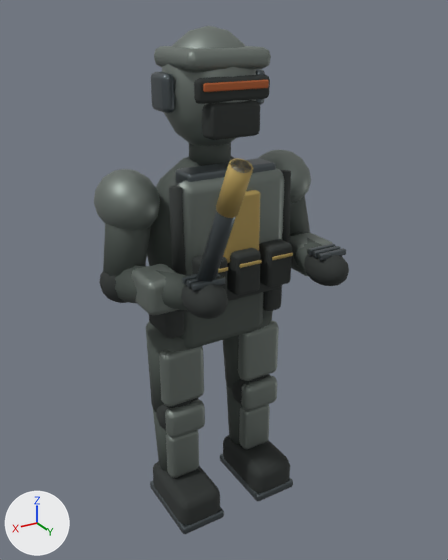
The glTF model assets/operators/rusher.glb: old version first, new version second.
Rendered twice from a 50 mm lens placed at (1.059, 1.859, 1.851), pointed at (0.03, 0.145, 0.994). Lighting does not change. The marker at lower left points along +X, +Y and +Z. The older version comes first. Vertices at exactly the same position are counted once.

Names of what the first picture shows: 'OperatorMesh'.
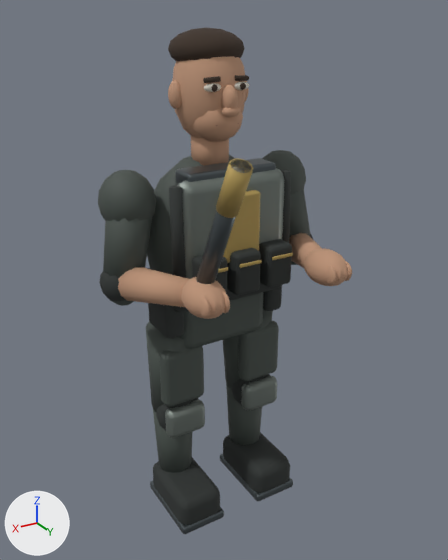
Changed parts and their boxes (x1, y1, x2, y2) in the pictures (448 x 560 px; the box of a moved part takes in the faces that stretch with it):
'OperatorMesh', reshaped
    before: (94, 26, 349, 534)
    after: (98, 27, 352, 534)
part 1 of me_sphere_010, added (brown)
    after: (191, 136, 229, 166)
part 2 of me_sphere_010, added (brown)
    after: (172, 56, 246, 138)
part 3 of me_sphere_010, added
    after: (168, 80, 182, 109)
part 4 of me_sphere_010, added
    after: (345, 261, 352, 281)
part 5 of me_sphere_010, added
    after: (338, 268, 342, 283)
part 6 of me_sphere_010, added
    after: (327, 265, 337, 285)
part 7 of me_sphere_010, added
    after: (223, 291, 230, 313)
part 8 of me_sphere_010, added
    after: (213, 299, 217, 316)
part 9 of me_sphere_010, added
    after: (201, 296, 211, 318)
part 10 of me_sphere_010, added
    after: (234, 82, 249, 90)
part 11 of me_sphere_010, added
    after: (204, 83, 221, 92)
part 12 of me_sphere_010, added
    after: (235, 75, 249, 81)
part 13 of me_sphere_010, added
    after: (203, 76, 221, 83)
part 14 of me_sphere_010, deleted
    before: (131, 46, 346, 478)
part 15 of me_sphere_010, moved or reshaped
    before: (115, 46, 322, 308)
    after: (106, 34, 322, 306)
part 16 of me_sphere_010, recoloured
    both: (119, 290, 183, 307)
part 17 of me_sphere_010, recoloured (dark grey to brown)
    both: (181, 251, 348, 319)
part 18 of me_sphere_010, recoloured
    both: (98, 150, 306, 406)
part 19 of me_sphere_010, recoloured
    before: (162, 26, 256, 146)
    after: (168, 27, 245, 61)

Edits to the bpy script that builds the scene:
```text
Add mat_hair:
    mat_hair = principled_material('Hair')
    mat_hair.base_color = (0.045, 0.028, 0.018)  # brown #3c2f24
    mat_hair.roughness = 0.95
Add mat_skin:
    mat_skin = principled_material('Skin')
    mat_skin.base_color = (0.52, 0.3, 0.19)  # brown #bf9579
    mat_skin.roughness = 0.86
Change me_sphere_010:
    remove me_sphere_010.from_pydata(...)  # 3500 vertices, 6760 faces; spans x -0.44..0.44, y -0.18..0.59, z 0.01..1.82
    add me_sphere_010.from_pydata(...)  # 5058 vertices, 9848 faces; spans x -0.44..0.44, y -0.18..0.59, z 0.01..1.81
    me_sphere_010 part 1: a new loose piece, a 12-sided cylinder along z spanning x -0.06..0.06, y -0.06..0.06, z 1.36..1.49, in mat_skin (brown #bf9579)
    me_sphere_010 part 2: a new loose piece, a UV sphere (16 segments, 8 rings, poles along z) spanning x -0.12..0.12, y -0.12..0.12, z 1.44..1.8, in mat_skin (brown #bf9579)
    me_sphere_010 part 3: a new loose piece, a UV sphere (16 segments, 8 rings, poles along z) spanning x 0.101..0.149, y -0.028..0.028, z 1.565..1.655, in mat_skin (brown #bf9579)
    me_sphere_010 part 4: a new loose piece, a UV sphere (16 segments, 8 rings, poles along z) spanning x -0.281..-0.255, y 0.39..0.46, z 1.03..1.1, in mat_skin (brown #bf9579)
    me_sphere_010 part 5: a new loose piece, a UV sphere (16 segments, 8 rings, poles along z) spanning x -0.237..-0.211, y 0.39..0.46, z 1.03..1.1, in mat_skin (brown #bf9579)
    me_sphere_010 part 6: a new loose piece, a UV sphere (16 segments, 8 rings, poles along z) spanning x -0.215..-0.189, y 0.39..0.46, z 1.03..1.1, in mat_skin (brown #bf9579)
    me_sphere_010 part 7: a new loose piece, a UV sphere (16 segments, 8 rings, poles along z) spanning x 0.189..0.215, y 0.39..0.46, z 1.03..1.1, in mat_skin (brown #bf9579)
    me_sphere_010 part 8: a new loose piece, a UV sphere (16 segments, 8 rings, poles along z) spanning x 0.233..0.259, y 0.39..0.46, z 1.03..1.1, in mat_skin (brown #bf9579)
    me_sphere_010 part 9: a new loose piece, a UV sphere (16 segments, 8 rings, poles along z) spanning x 0.255..0.281, y 0.39..0.46, z 1.03..1.1, in mat_skin (brown #bf9579)
    me_sphere_010 part 10: a new loose piece, a UV sphere (16 segments, 8 rings, poles along z) spanning x -0.084..-0.02, y 0.099..0.125, z 1.625..1.651, in mat_eye (light grey #d3cec2)
    me_sphere_010 part 11: a new loose piece, a UV sphere (16 segments, 8 rings, poles along z) spanning x 0.02..0.084, y 0.099..0.125, z 1.625..1.651, in mat_eye (light grey #d3cec2)
    me_sphere_010 part 12: the loose piece of 24 vertices spanning x -0.43..-0.22, y -0.08..0.1, z 1.0..1.32 is copied, and the copy is multiplied about its middle by the matrix ((0.034, -0.038, 0.156), (0.078, 0.143, 0.018), (-0.14, 0.07, 0.047)), then moved by (0.27, 0.1, 0.5), in mat_hair (brown #3c2f24); it spans x -0.08..-0.03, y 0.1..0.12, z 1.65..1.67
    me_sphere_010 part 13: the loose piece of 24 vertices spanning x 0.19..0.23, y 0.13..0.18, z 1.03..1.35 is copied, and the copy is multiplied about its middle by the matrix ((-0.019, 0.015, -0.162), (-0.163, -0.002, 0.019), (0.0, 0.163, 0.015)), then moved by (-0.16, -0.04, 0.47), in mat_hair (brown #3c2f24); it spans x 0.03..0.08, y 0.1..0.12, z 1.65..1.67
    me_sphere_010 part 14: 14 loose pieces with 784 vertices, spanning x -0.37..0.37, y -0.12..0.41, z 0.15..1.75, are deleted
    me_sphere_010 part 15: 313 vertices moved from x -0.42..0.42, y -0.16..0.34, z 0.99..1.82 to x -0.42..0.42, y -0.13..0.34, z 0.99..1.81; 157 vertices removed from x -0.39..0.39, y -0.07..0.34, z 0.95..1.69; 603 vertices added at x -0.43..0.43, y -0.04..0.34, z 0.93..1.77
    me_sphere_010 part 16: 10 faces spanning x 0.21..0.42, y 0.01..0.34, z 0.96..1.07 switch from mat_cloth (dark grey #454d48) to mat_skin (brown #bf9579)
    me_sphere_010 part 17: 436 faces spanning x -0.3..0.3, y 0.28..0.46, z 1.01..1.12 switch from mat_rubber (dark grey #2c302f) to mat_skin (brown #bf9579)
    me_sphere_010 part 18: 664 faces spanning x -0.41..0.41, y -0.11..0.11, z 0.5..1.38 switch from mat_armor (grey #79817c) to mat_cloth (dark grey #454d48)
    me_sphere_010 part 19: 186 faces spanning x -0.13..0.13, y -0.13..0.09, z 1.68..1.81 switch from mat_armor (grey #79817c) to mat_hair (brown #3c2f24)
    other edits to the shape of me_sphere_010 do not show in these pictures
    remove me_sphere_010.materials.append(mat_visor)  # orange #bc6538
    add me_sphere_010.materials.append(mat_lip)  # brown #865748
    add me_sphere_010.materials.append(mat_eye)  # light grey #d3cec2
```
